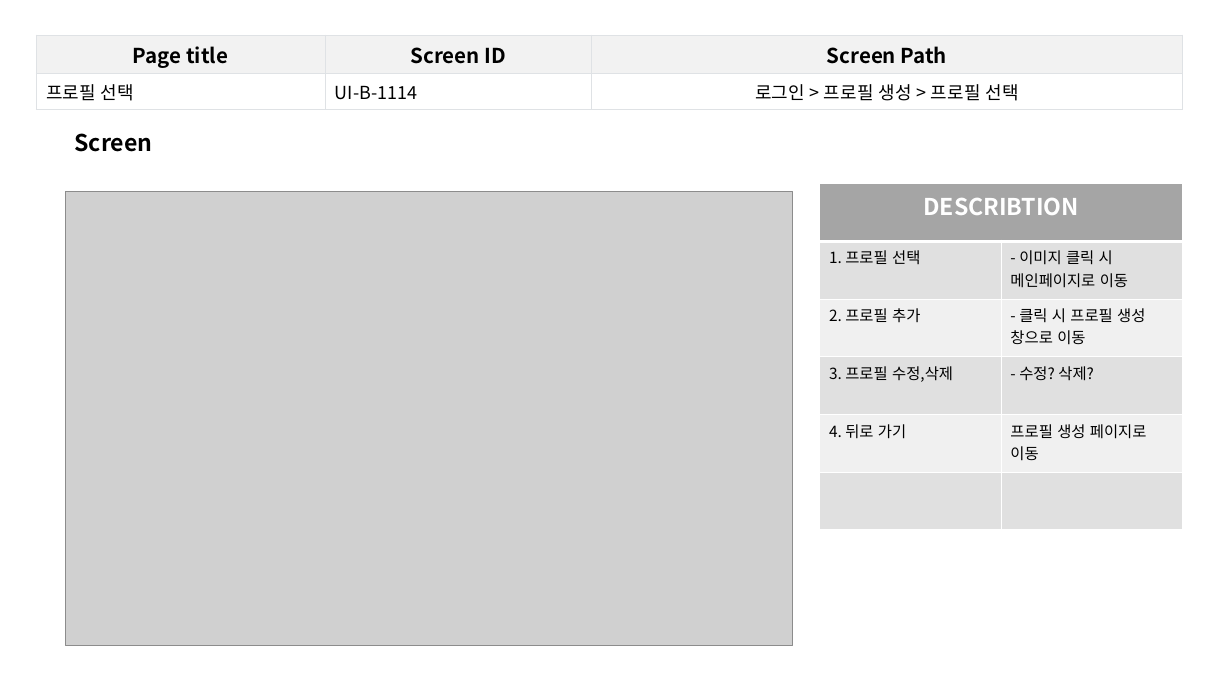
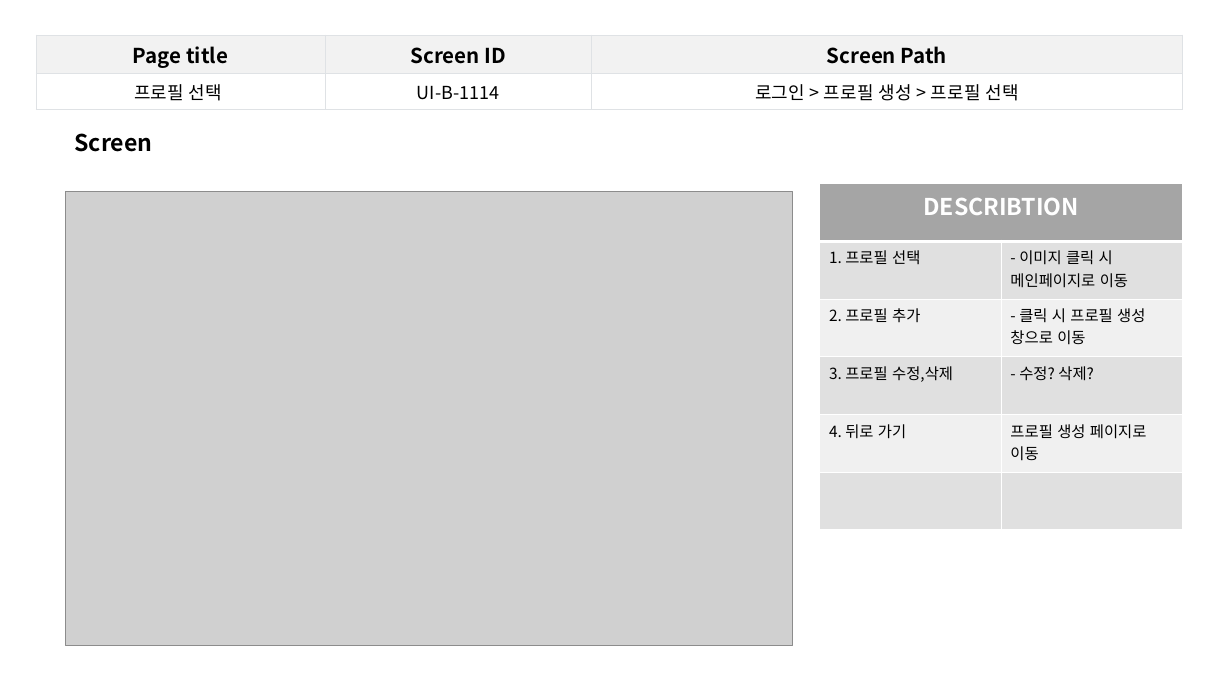
Before and after one commit to jes5918/dinory, a slide deck: slide 16 of 산출물/화면 정의서.pptx (slide 6 before the commit). Drawn at 1232x693 pixels with LibreOffice and Linux fonts; fonts in the diff are those of the drawing; grey boxes stand for pictures. Boxes give left, top, right and bottom in pixels: in the first picture for what was removed or moved away, otherwise in the second. Text is boxed around its words. In the diff, an @@ line names an element or a change of style, - is before the commit and + after.

```diff
--- a/산출물/화면 정의서.pptx
+++ b/산출물/화면 정의서.pptx
@@ table at box(36, 35, 1182, 105) @@
@@ alignment left to centre @@
```
Also in this commit, not shown: 4 other slides changed, 11 slides added, 5 other files.
